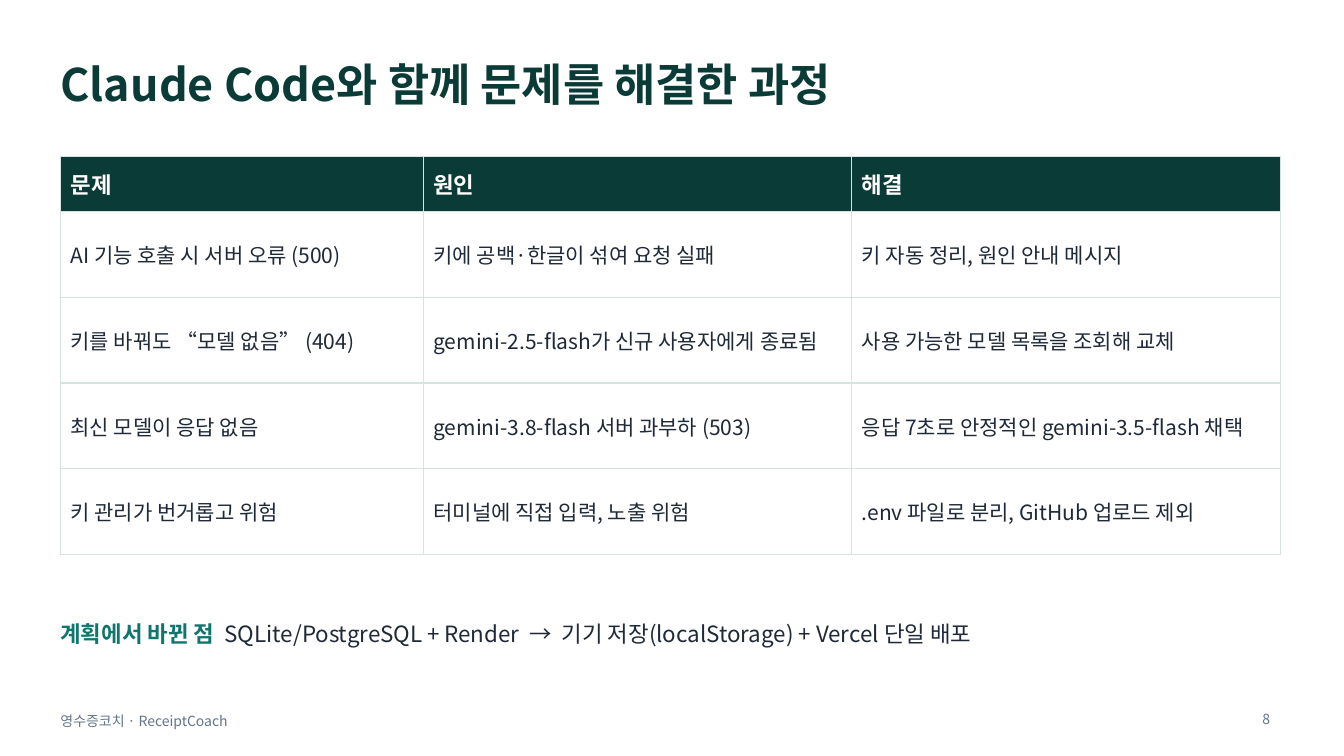
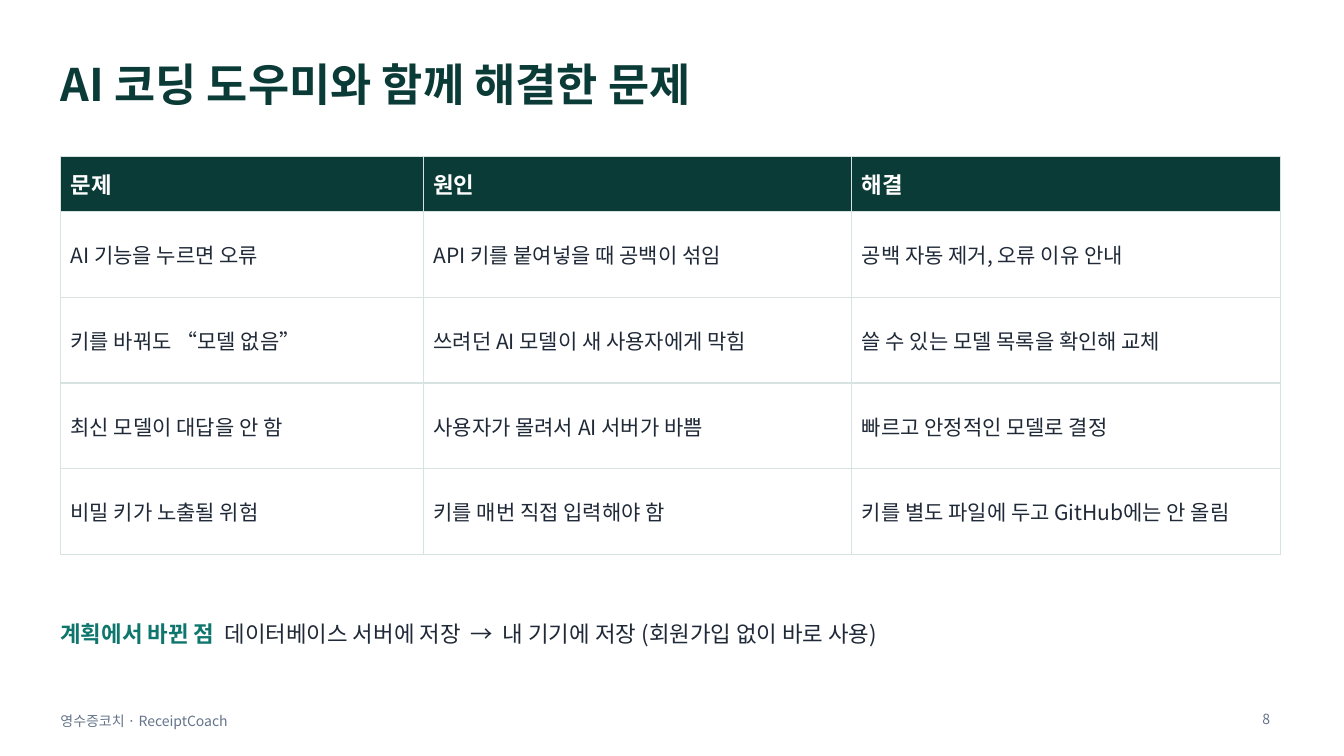
Before and after one commit to obtiel2627/receipt-coach, a slide deck: slide 8 of docs/영수증코치_최종발표.pptx. Drawn at 1344x756 pixels with LibreOffice and Linux fonts; fonts in the diff are those of the drawing. Boxes give left, top, right and bottom in pixels: in the first picture for what was removed or moved away, otherwise in the second. Text is boxed around its words. In the diff, an @@ line names an element or a change of style, - is before the commit and + after.

```diff
--- a/docs/영수증코치_최종발표.pptx
+++ b/docs/영수증코치_최종발표.pptx
@@ title at <box>60,63,690,105</box>: text changed @@
-Claude Code와 함께 문제를 해결한 과정
+AI 코딩 도우미와 함께 해결한 문제
@@ table at <box>60,156,1280,526</box> @@
-row 2: AI 기능 호출 시 서버 오류 (500) | 키에 공백·한글이 섞여 요청 실패 | 키 자동 정리, 원인 안내 메시지
+row 2: AI 기능을 누르면 오류 | API 키를 붙여넣을 때 공백이 섞임 | 공백 자동 제거, 오류 이유 안내
-row 3: 키를 바꿔도 “모델 없음” (404) | gemini-2.5-flash가 신규 사용자에게 종료됨 | 사용 가능한 모델 목록을 조회해 교체
+row 3: 키를 바꿔도 “모델 없음” | 쓰려던 AI 모델이 새 사용자에게 막힘 | 쓸 수 있는 모델 목록을 확인해 교체
-row 4: 최신 모델이 응답 없음 | gemini-3.8-flash 서버 과부하 (503) | 응답 7초로 안정적인 gemini-3.5-flash 채택
+row 4: 최신 모델이 대답을 안 함 | 사용자가 몰려서 AI 서버가 바쁨 | 빠르고 안정적인 모델로 결정
-row 5: 키 관리가 번거롭고 위험 | 터미널에 직접 입력, 노출 위험 | .env 파일로 분리, GitHub 업로드 제외
+row 5: 비밀 키가 노출될 위험 | 키를 매번 직접 입력해야 함 | 키를 별도 파일에 두고 GitHub에는 안 올림
@@ text at <box>60,623,877,647</box>: text changed @@
-계획에서 바뀐 점 SQLite/PostgreSQL + Render → 기기 저장(localStorage) + Vercel 단일 배포
+계획에서 바뀐 점 데이터베이스 서버에 저장 → 내 기기에 저장 (회원가입 없이 바로 사용)
```
Also in this commit, not shown: 6 other slides changed, 1 slide added, 1 other file.
